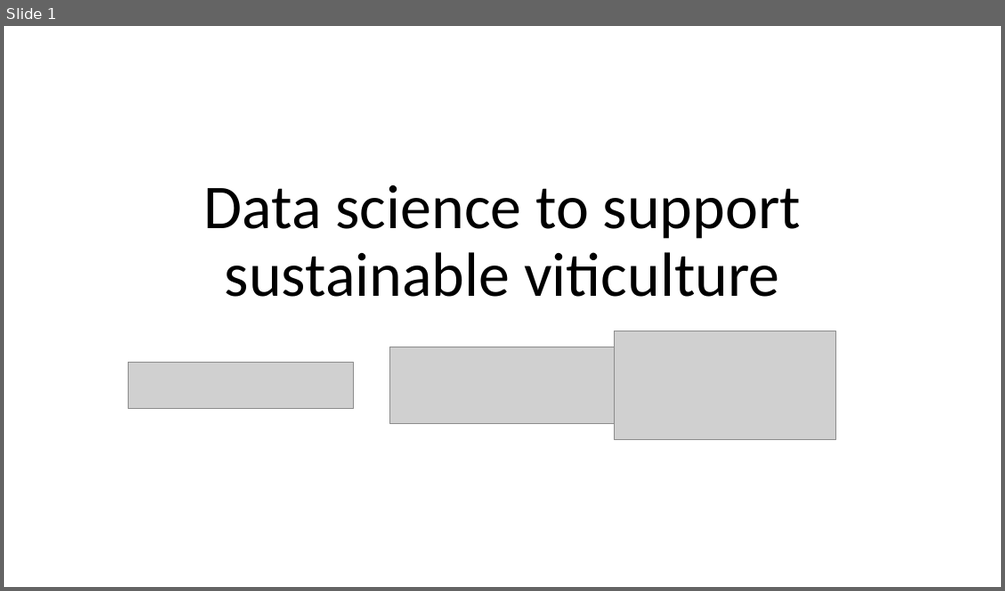
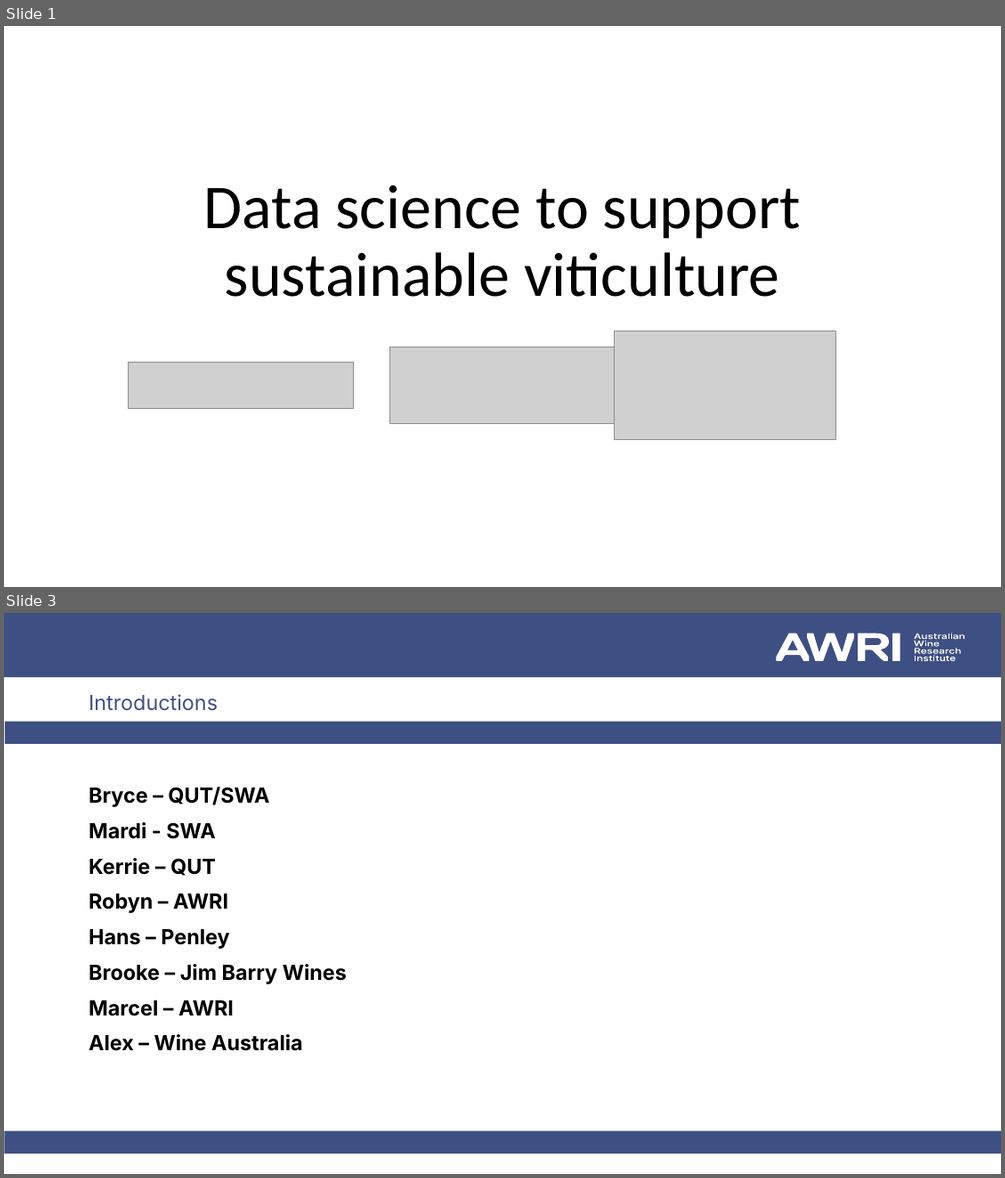
Before and after one commit to JixTheCat/Bayesian-network, a slide deck: BN Workshop 1.pptx. Shown one above the other, each under a label of ours: slide 1 before the commit, slides 1 and 3 after it; the slides between them are not shown. The pictures are 1005x591 and 1005x1178 pixels, drawn with LibreOffice and Linux fonts; fonts in the diff are those of the drawing; grey boxes stand for pictures. Boxes give left, top, right and bottom in pixels: in the first picture for what was removed or moved away, otherwise in the second. Text is boxed around its words. In the diff, an @@ line names an element or a change of style, - is before the commit and + after.

```diff
--- a/BN Workshop 1.pptx
+++ b/BN Workshop 1.pptx
@@ slide 3 added at (4, 613, 1001, 1174), background #FFFFFF @@
@@ rectangle added at (4, 613, 1001, 677), fill #3E4F83 @@
@@ group added at (777, 633, 965, 662): 38 freeform shapes @@
@@ text added at (89, 694, 218, 711), 20 pt, text #405084 @@
+Introductions
@@ rectangle added at (5, 722, 1001, 744), fill #3E4F83 @@
@@ text added at (89, 787, 347, 1051), 20 pt, text #000000, bold @@
+Bryce – QUT/SWA
+Mardi - SWA
+Kerrie – QUT
+Robyn – AWRI
+Hans – Penley
+Brooke – Jim Barry Wines
+Marcel – AWRI
+Alex – Wine Australia
@@ rectangle added at (5, 1130, 1001, 1153), fill #3E4F83 @@
```
Also in this commit, not shown: 2 slides changed, 17 other slides added.
